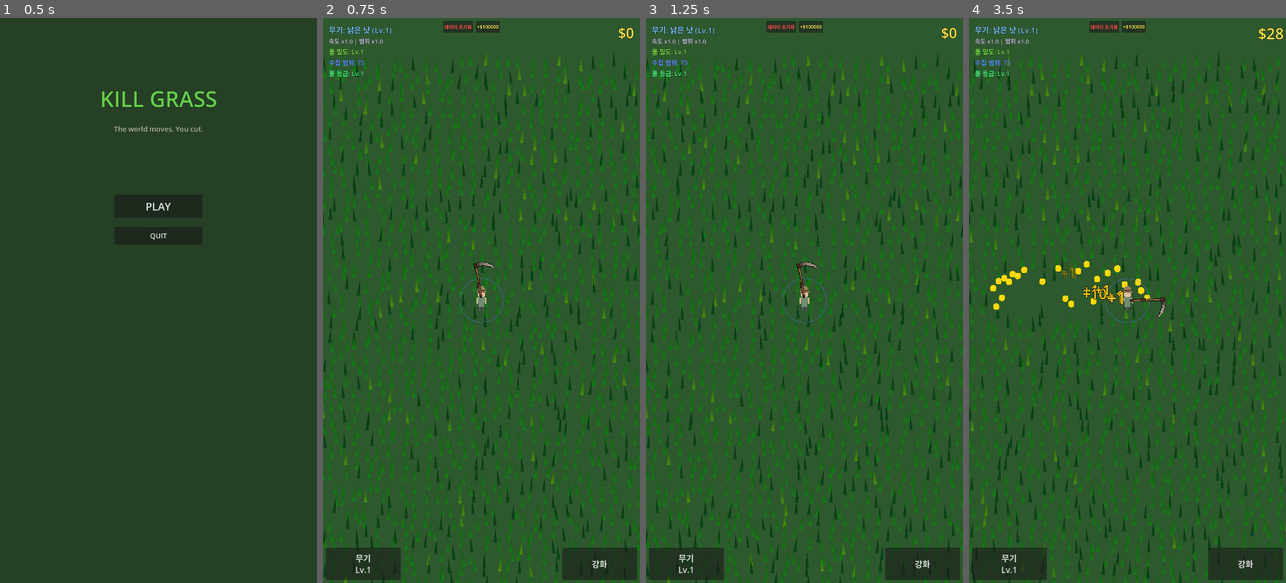
Above: before the commit, frames 1-4 (left to right).
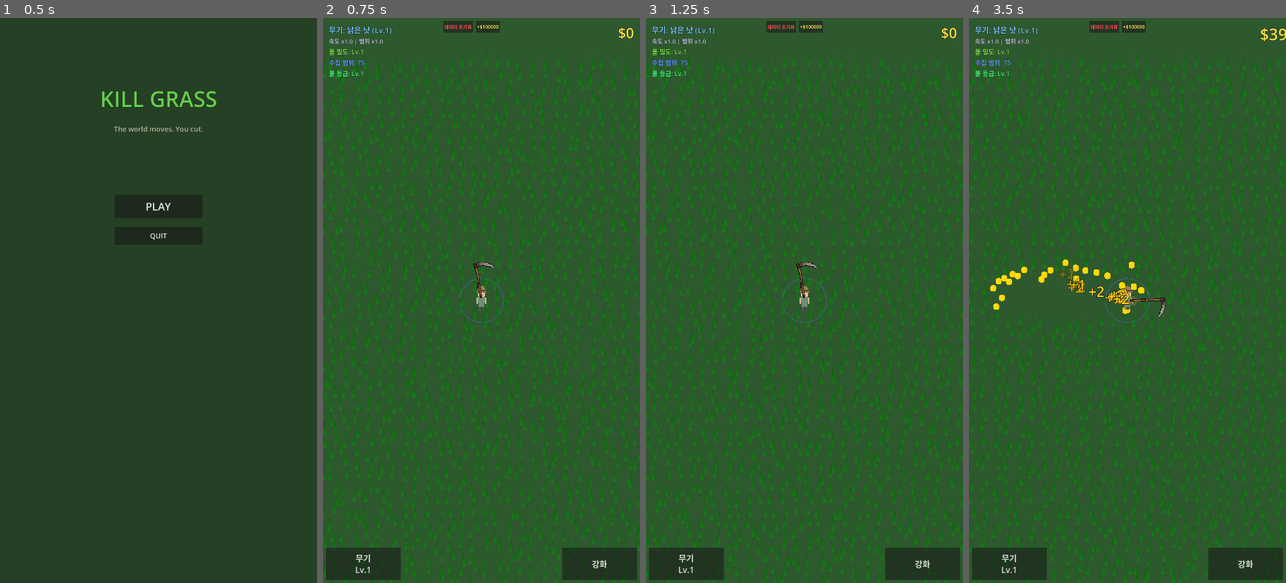
Above: after the commit, the same moments.

Repository: yellyB/game-kill_grass
Game: Godot game, scene res://scenes/ui/main_menu.tscn
The game is run twice, just before and just after one commit, with the same random seed, the same clock (stepped at 60 frames per second) and the same inputs.
Inputs (mouse positions are in pixels of both pictures, inside the frame that each line leads up to):
- Up to frame 1 (0.5 s): no input
- Up to frame 2 (0.75 s): click "PLAY" at 0.5 s
- Up to frame 3 (1.25 s): no input
- Up to frame 4 (3.5 s): move the mouse to (1197, 272) at 1.27 s; hold D (move_right) 1.28-2 s; click (1197, 272) at 1.42 s; drag from (1064, 328) to (1130, 300) at 2.02 s; move the mouse to (1159, 176) at 2.77 s; hold D (move_right) from 2.78 s (still down)

Frame 1 is identical in both runs. In frame 2, 4.5% of the frame differs, in the area x 0-100%, y 5-100%; in frame 3, 4.5%; in frame 4, 5.5%, in the area x 0-100%, y 1-100%.

Commit message:
Redesign grass spawn rates and add legendary golden grass
Spawn rate progression:
- Lv.0: 100% Normal grass
- Lv.1-17: Gradually shift from Normal to Tough
- Lv.18: 100% Tough grass

Golden grass (황금풀):
- Appears from Lv.10 onwards (very rare, up to 3%)
- Very high health (15 HP)
- Huge rewards (100-500 coins)
- Long regen time (30s)

Grass stats adjusted:
- Normal: 1 HP, 1-2 coins
- Tough: 3 HP, 5-10 coins
- Golden: 15 HP, 100-500 coins

Co-Authored-By: Claude Opus 4.5 <noreply@anthropic.com>

Diff:
--- a/autoload/game_manager.gd
+++ b/autoload/game_manager.gd
@@ -32,35 +32,38 @@
 	_init_grass_data()
 
 func _init_grass_data() -> void:
+	# 0: 기본풀 - 체력 낮음, 보상 적음
 	var normal_grass = GrassData.new()
-	normal_grass.grass_name = "Normal Grass"
+	normal_grass.grass_name = "기본풀"
 	normal_grass.max_health = 1
-	normal_grass.regen_time = 5.0
+	normal_grass.regen_time = 3.0
 	normal_grass.min_drop_value = 1
-	normal_grass.max_drop_value = 1
+	normal_grass.max_drop_value = 2
 	normal_grass.drop_chance = 1.0
 	normal_grass.color = Color(0.3, 0.7, 0.3)
 	normal_grass.cut_color = Color(0.5, 0.4, 0.2)
 
+	# 1: 강한풀 - 체력 중간, 보상 좋음
 	var tough_grass = GrassData.new()
-	tough_grass.grass_name = "Tough Grass"
+	tough_grass.grass_name = "강한풀"
 	tough_grass.max_health = 3
-	tough_grass.regen_time = 8.0
+	tough_grass.regen_time = 5.0
 	tough_grass.min_drop_value = 5
-	tough_grass.max_drop_value = 5
+	tough_grass.max_drop_value = 10
 	tough_grass.drop_chance = 1.0
-	tough_grass.color = Color(0.15, 0.4, 0.35)
+	tough_grass.color = Color(0.15, 0.5, 0.35)
 	tough_grass.cut_color = Color(0.3, 0.35, 0.25)
 
+	# 2: 황금풀 - 체력 매우 높음, 보상 엄청남 (후반 레어)
 	var golden_grass = GrassData.new()
-	golden_grass.grass_name = "Golden Grass"
-	golden_grass.max_health = 2
-	golden_grass.regen_time = 15.0
-	golden_grass.min_drop_value = 10
-	golden_grass.max_drop_value = 10
+	golden_grass.grass_name = "황금풀"
+	golden_grass.max_health = 15
+	golden_grass.regen_time = 30.0
+	golden_grass.min_drop_value = 100
+	golden_grass.max_drop_value = 500
 	golden_grass.drop_chance = 1.0
-	golden_grass.color = Color(0.9, 0.8, 0.2)
-	golden_grass.cut_color = Color(0.6, 0.5, 0.1)
+	golden_grass.color = Color(1.0, 0.85, 0.1)
+	golden_grass.cut_color = Color(0.7, 0.6, 0.1)
 
 	grass_data_list.append(normal_grass)
 	grass_data_list.append(tough_grass)
@@ -69,20 +72,26 @@
 func get_random_grass_data() -> GrassData:
 	var quality_level = upgrade_grass_quality
 
-	# Golden increases from 5% to 100% over 17 levels
-	var golden_chance = min(0.05 + quality_level * (0.95 / 17.0), 1.0)
+	# 황금풀: 레벨 10부터 등장, 최대 3% 확률 (매우 희귀)
+	var golden_chance = 0.0
+	if quality_level >= 10:
+		golden_chance = min((quality_level - 10) * 0.003, 0.03)  # 레벨 10에서 0%, 레벨 20에서 3%
 
-	# Remaining probability split between normal and tough
+	# 강한풀: 레벨 0에서 0%, 레벨 18에서 100%
+	# 기본풀: 레벨 0에서 100%, 레벨 18에서 0%
+	var tough_ratio = min(quality_level / 18.0, 1.0)  # 0.0 ~ 1.0
+
+	# 황금풀 확률을 제외한 나머지에서 강한풀 비율 적용
 	var remaining = 1.0 - golden_chance
-	var tough_chance = remaining * 0.26
+	var tough_chance = remaining * tough_ratio
 
 	var roll = randf()
 	if roll < golden_chance:
-		return grass_data_list[2]  # Golden
+		return grass_data_list[2]  # 황금풀
 	elif roll < golden_chance + tough_chance:
-		return grass_data_list[1]  # Tough
+		return grass_data_list[1]  # 강한풀
 	else:
-		return grass_data_list[0]  # Normal (remaining)
+		return grass_data_list[0]  # 기본풀 (나머지)
 
 func add_money(amount: int) -> void:
 	money += amount
